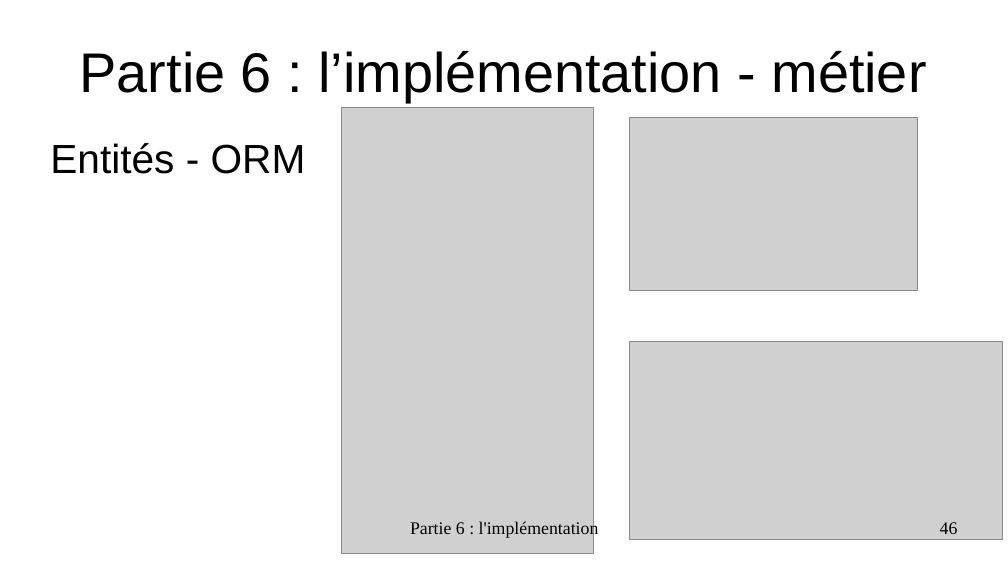
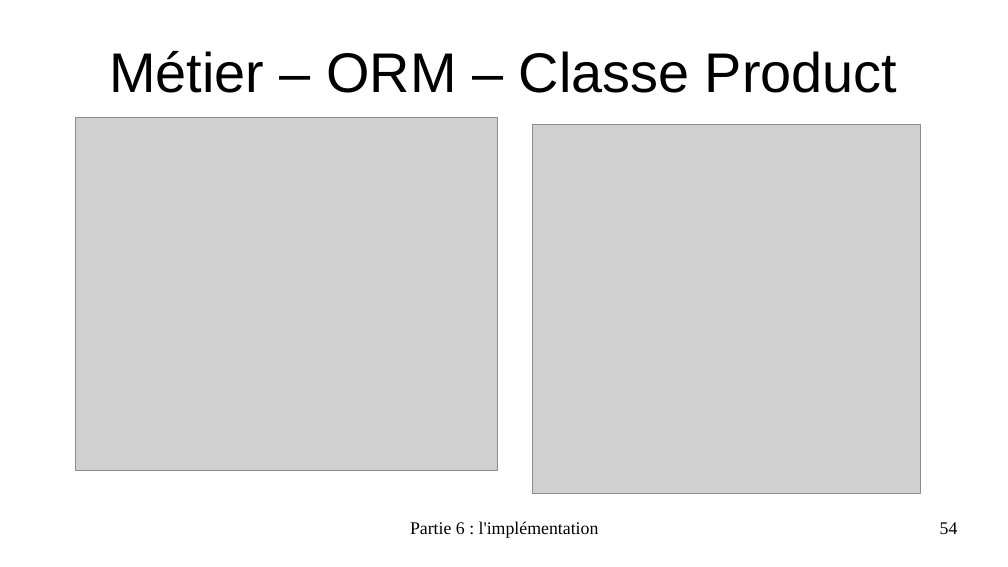
Before and after one commit to EmmaBroudic/Projet-Nooky, a slide deck: slide 54 of doc/Nooky4.odp (slide 46 before the commit). Drawn at 1008x567 pixels with LibreOffice and Linux fonts; fonts in the diff are those of the drawing; grey boxes stand for pictures. Boxes give left, top, right and bottom in pixels: in the first picture for what was removed or moved away, otherwise in the second. Text is boxed around its words. In the diff, an @@ line names an element or a change of style, - is before the commit and + after.

```diff
--- a/doc/Nooky4.odp
+++ b/doc/Nooky4.odp
@@ title at [109, 51, 897, 93]: text changed @@
-Partie 6 : l’implémentation - métier
+Métier – ORM – Classe Product
@@ picture: place and size @@
-picture at [342, 108, 595, 554]
+picture at [76, 117, 498, 470]
@@ text removed at [50, 143, 306, 174] @@
-Entités - ORM
@@ picture: place and size @@
-picture at [630, 117, 918, 290]
+picture at [533, 124, 921, 493]
@@ picture removed at [630, 342, 1003, 541] @@
@@ page number at [940, 522, 958, 534]: text changed @@
-46
+54
```
Also in this commit, not shown: 23 other slides changed, 12 slides added, 28 other files.
